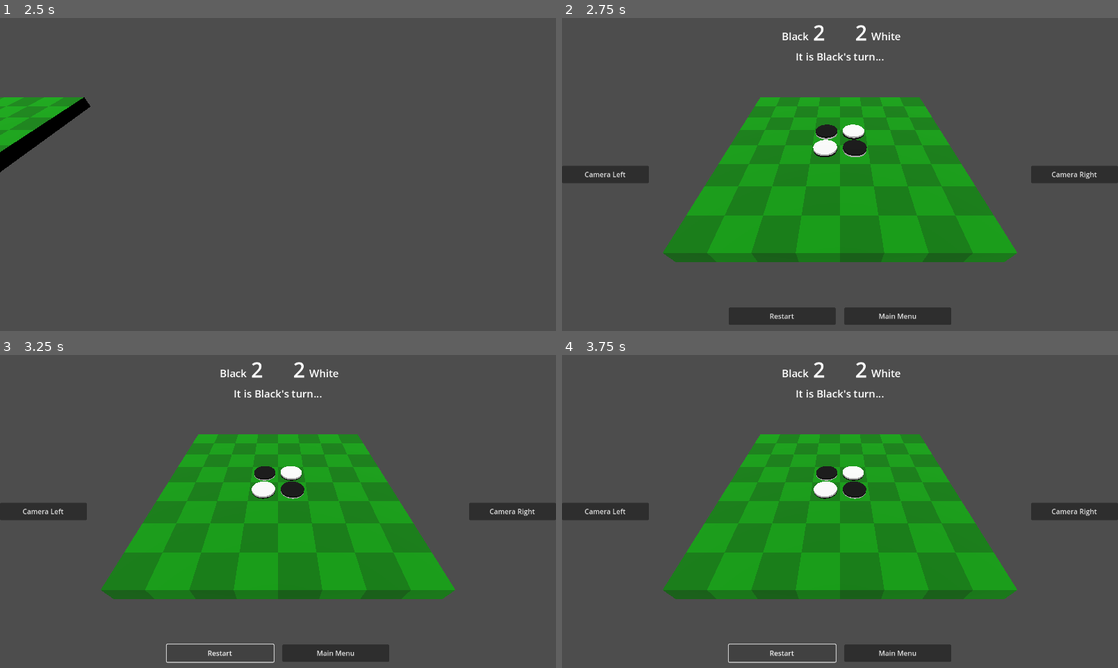
Above: before the commit, frames 1-4 (two rows, left to right).
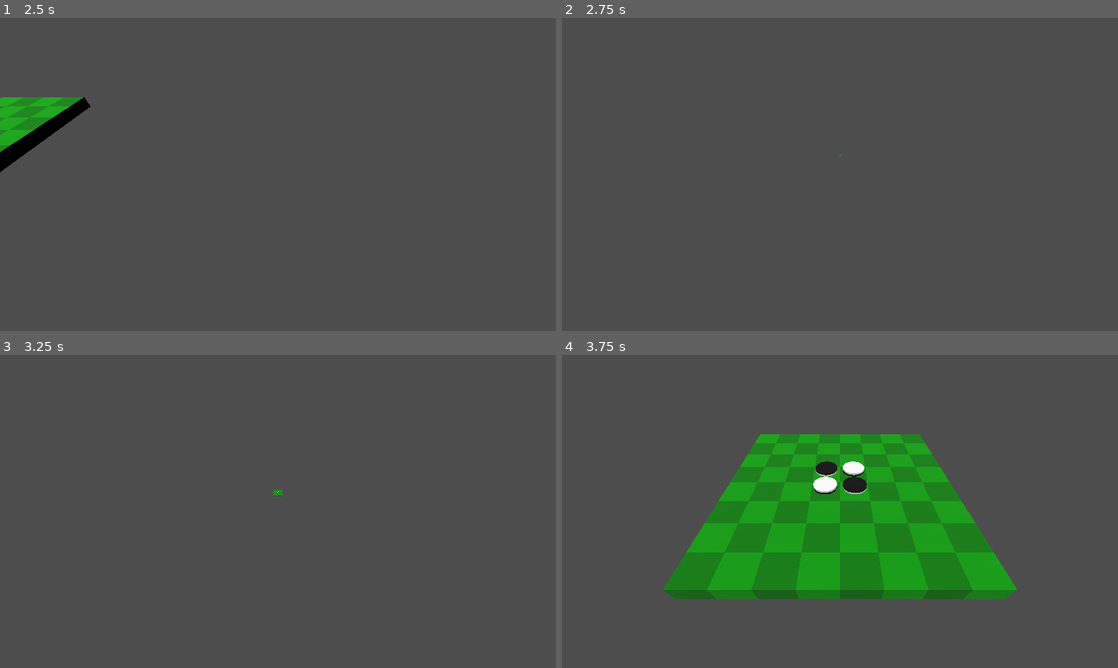
Above: after the commit, the same moments.

Repository: phrasmotica/othello
Game: Godot game, scene res://scenes/3d/main_menu_3d.tscn
Same seed, same stepped clock (60 frames per second), same inputs: the game is played once before the commit and once after it.
Inputs (mouse positions are in pixels of both pictures, inside the frame that each line leads up to):
- Up to frame 1 (2.5 s): move the mouse to (400, 158) at 0.52 s; click (400, 158) at 0.67 s; click "Start Game" at 1.25 s; move the mouse to (166, 190) at 2.02 s; click (166, 190) at 2.17 s
- Up to frame 2 (2.75 s): no input
- Up to frame 3 (3.25 s): click (222, 652) at 2.75 s, where only the run before the commit has a clickable "Restart"
- Up to frame 4 (3.75 s): click (784, 652) at 3.5 s, where only the run before the commit has a clickable "Restart"

Frame 1 is identical in both runs. In frame 2, 29% of the frame differs, in the area x 0-100%, y 2-98%; in frame 3, 28%; in frame 4, 3.7%.

Commit message:
Create entrance animation for board in 3D game scene

Diff:
--- a/scenes/3d/game_3d.tscn
+++ b/scenes/3d/game_3d.tscn
@@ -1,9 +1,10 @@
-[gd_scene load_steps=10 format=3 uid="uid://b1motxf0wbelw"]
+[gd_scene load_steps=11 format=3 uid="uid://b1motxf0wbelw"]
 
 [ext_resource type="Script" path="res://scripts/3d/game_3d.gd" id="1_b1isx"]
 [ext_resource type="Script" path="res://scripts/3d/debug_handler_3d.gd" id="1_r07sb"]
 [ext_resource type="PackedScene" uid="uid://2ryiy7bbn55i" path="res://scenes/3d/board_3d.tscn" id="2_2hvj3"]
 [ext_resource type="Script" path="res://scripts/3d/mouse_ray_cast.gd" id="2_11kum"]
+[ext_resource type="Script" path="res://scripts/3d/board_3d_entrance_animation.gd" id="2_756rn"]
 [ext_resource type="PackedScene" uid="uid://b3axiqvovsmhd" path="res://scenes/3d/othello_game_logic_3d.tscn" id="2_wfqod"]
 [ext_resource type="PackedScene" uid="uid://dbt4l8heggobx" path="res://scenes/score_ui.tscn" id="5_1k7n7"]
 [ext_resource type="PackedScene" uid="uid://h7i6lleviljq" path="res://scenes/3d/camera_rig.tscn" id="5_o4xlo"]
@@ -12,6 +13,13 @@
 
 [node name="Game3D" type="Node3D"]
 script = ExtResource("1_b1isx")
+
+[node name="Board3DEntranceAnimation" type="Node" parent="." node_paths=PackedStringArray("board", "camera_rig", "game_ui")]
+unique_name_in_owner = true
+script = ExtResource("2_756rn")
+board = NodePath("../Board3D")
+camera_rig = NodePath("../Board3D/CameraRig")
+game_ui = NodePath("../Board3D/CameraRig/Camera3D/UICanvas/MarginContainer")
 
 [node name="DebugHandler3D" type="Node" parent="." node_paths=PackedStringArray("board")]
 script = ExtResource("1_r07sb")
--- /dev/null
+++ b/scripts/3d/board_3d_entrance_animation.gd
@@ -0,0 +1,45 @@
+class_name Board3DEntranceAnimation extends Node
+
+@export
+var board: Board3D
+
+@export
+var camera_rig: CameraRig
+
+@export
+var game_ui: Control
+
+func run() -> void:
+	if board and camera_rig and game_ui:
+		_prepare_for_entrance()
+
+		var tween := create_tween()
+
+		tween.tween_property(
+			board,
+			"scale",
+			Vector3.ONE,
+			0.5
+		).set_delay(0.5)
+
+		tween.tween_callback(_after_entrance)
+
+		tween.tween_callback(game_ui.show).set_delay(1.0)
+
+func _prepare_for_entrance() -> void:
+	game_ui.hide()
+
+	camera_rig.top_level = true
+	board.scale = 0.01 * Vector3.ONE
+
+	var counters := get_tree().get_nodes_in_group("counters3d")
+	for c in counters:
+		(c as Counter3D).disable_rigid_body()
+
+func _after_entrance() -> void:
+	var counters := get_tree().get_nodes_in_group("counters3d")
+	for c in counters:
+		(c as Counter3D).enable_rigid_body()
+
+	camera_rig.top_level = false
+	board.scale = Vector3.ONE
--- a/scripts/3d/game_3d.gd
+++ b/scripts/3d/game_3d.gd
@@ -4,9 +4,18 @@
 var main_menu_scene: PackedScene = load("res://scenes/3d/main_menu_3d.tscn")
 
 @onready
+var entrance_animation: Board3DEntranceAnimation = %Board3DEntranceAnimation
+
+@onready
 var buttons: GameButtons = %GameButtons
 
 func _ready() -> void:
+	if Engine.is_editor_hint():
+		return
+
+	if entrance_animation:
+		entrance_animation.run()
+
 	if buttons:
 		buttons.quit_to_main_menu.connect(_handle_quit)
 
